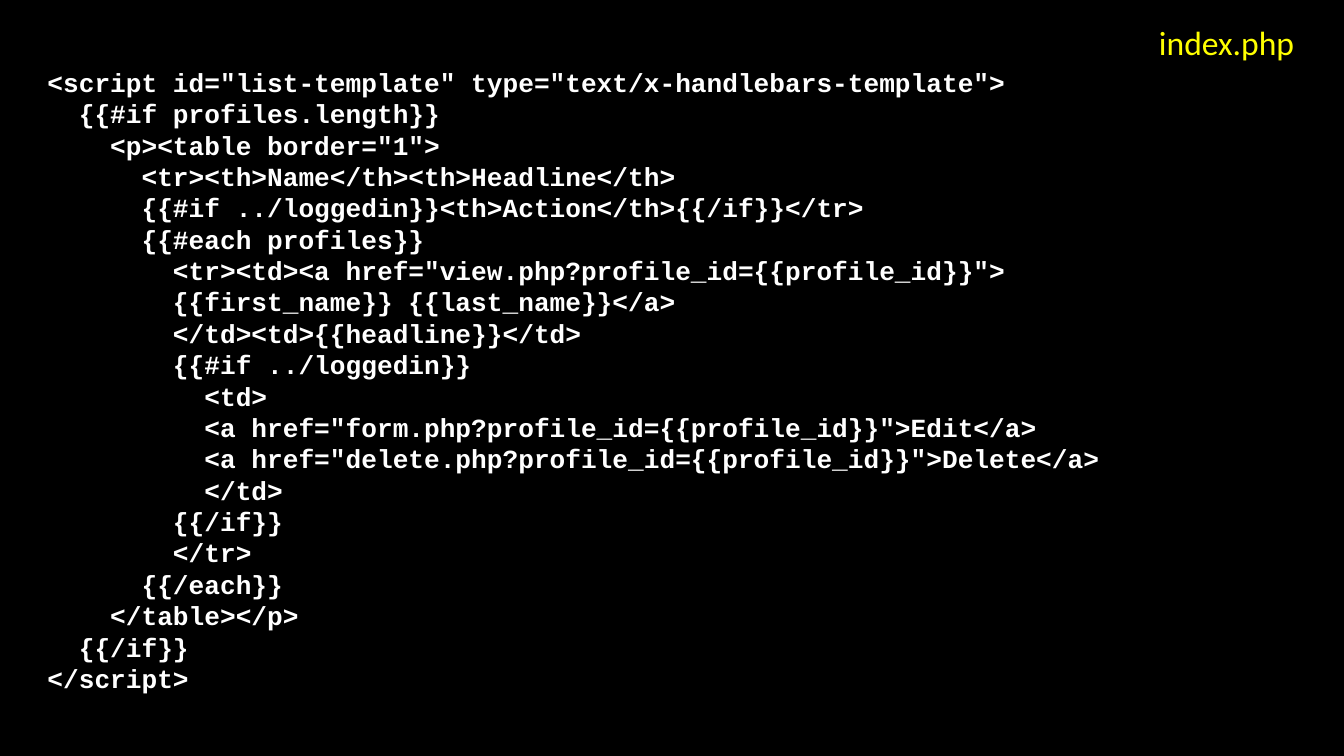
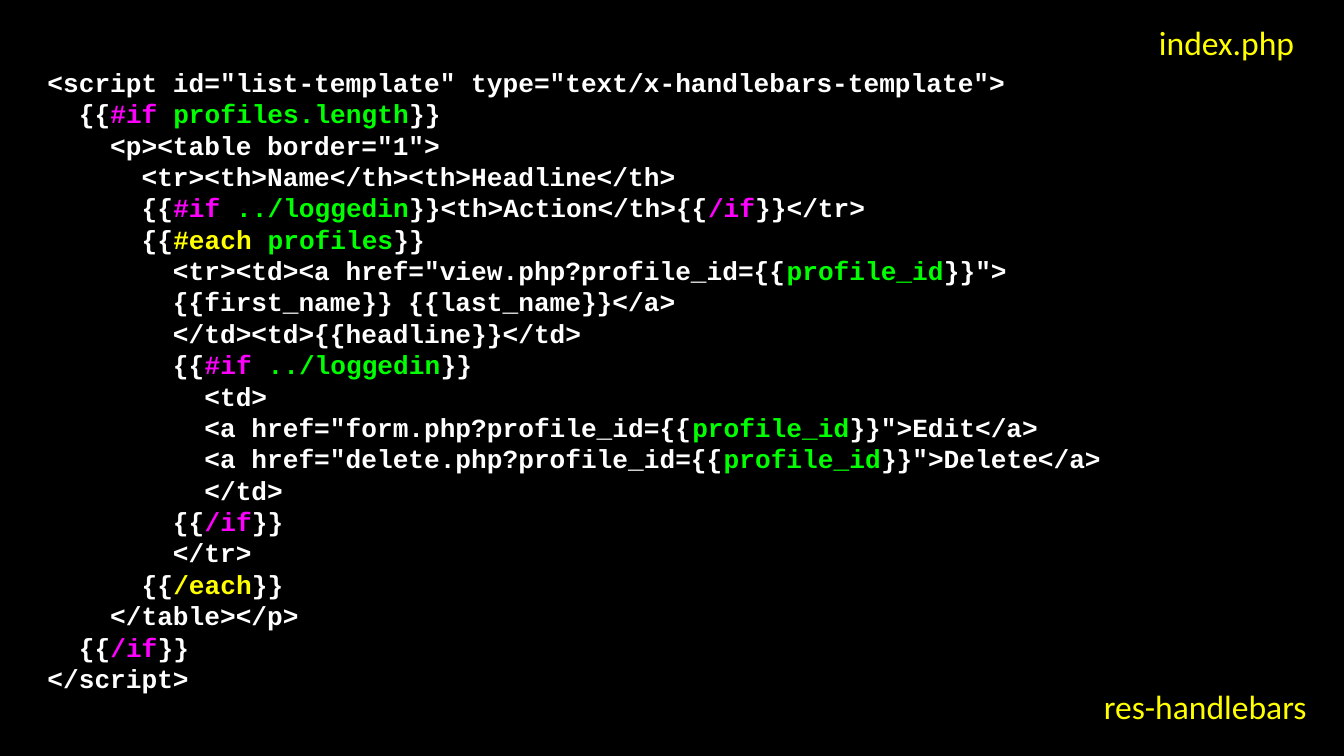
Before and after one commit to csev/wa4e, a slide deck: slide 12 of lectures/JS-05-Handlebars.ppt (slide 11 before the commit). Drawn at 1344x756 pixels with LibreOffice and Linux fonts; fonts in the diff are those of the drawing. Boxes give left, top, right and bottom in pixels: in the first picture for what was removed or moved away, otherwise in the second. Text is boxed around its words. In the diff, an @@ line names an element or a change of style, - is before the commit and + after.

```diff
--- a/lectures/JS-05-Handlebars.ppt
+++ b/lectures/JS-05-Handlebars.ppt
@@ text at (79,105,1100,663): text colour #FFFFFF to #FF00FF in "{{#if", "{{#if ../loggedin}}<th>Action</th>{{/if}}</tr>", "{{#if", "{{/if}}" and 1 more places; text colour #FFFFFF to #00FF00 in "profiles.length}}", "../loggedin}}<th>Action</th>{{/if}}</tr>", "profiles}}", "href="view.php?profile_id={{profile_id}}">" and 3 more places; text colour #FFFFFF to #FFFF00 in "{{#each", "{{/each}}" @@
@@ text added at (1104,695,1307,720), 18 pt, text #FFFF00 @@
+res-handlebars
```
Also in this commit, not shown: 1 other slide changed, 1 slide added.
